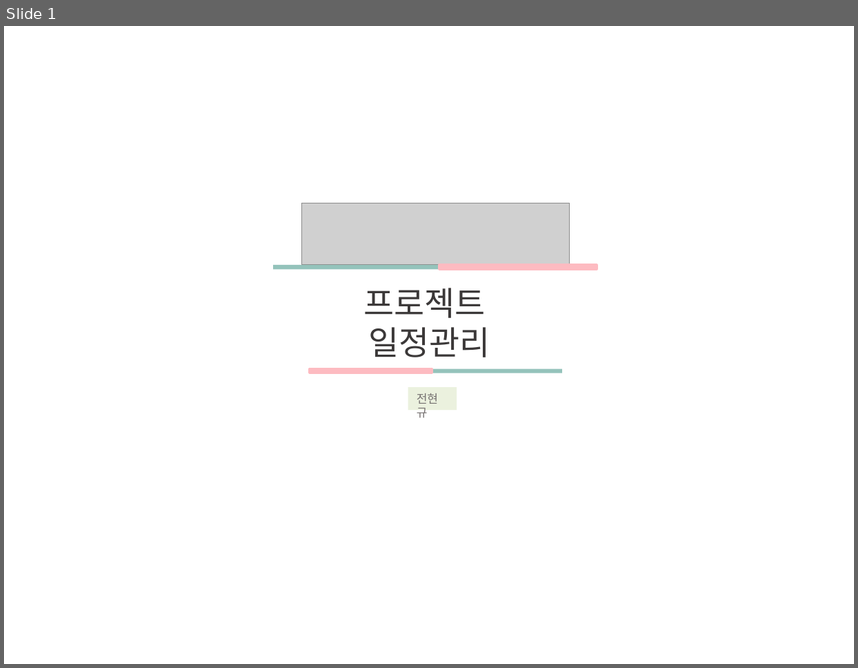
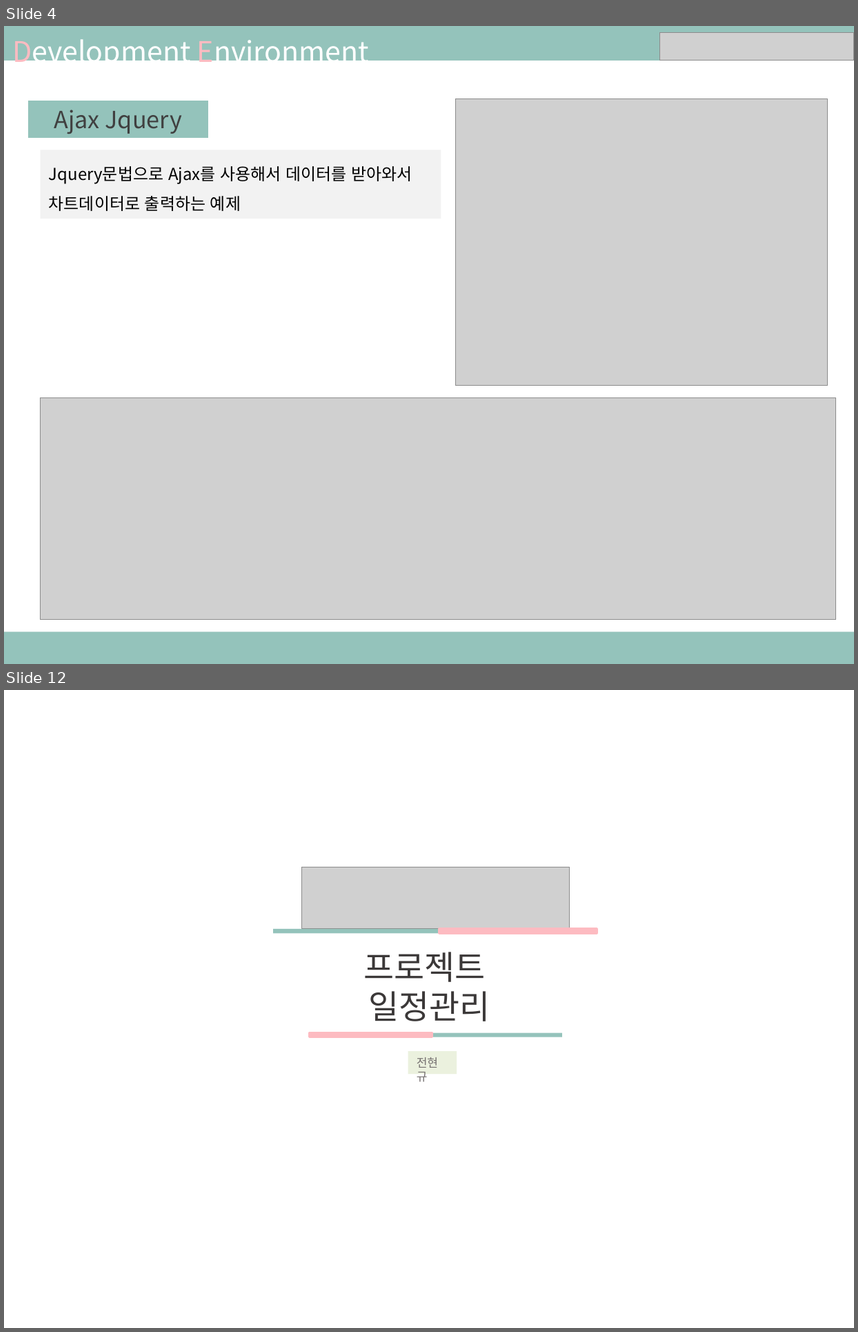
Before and after one commit to ezenteam03/project06, a slide deck: WebContent/HANA/PPT/0608 전현규.pptx. Shown one above the other, each under a label of ours: slide 1 before the commit, slides 4 and 12 after it; the slides between them are not shown. The pictures are 858x668 and 858x1332 pixels, drawn with LibreOffice and Linux fonts; fonts in the diff are those of the drawing; grey boxes stand for pictures. Boxes give left, top, right and bottom in pixels: in the first picture for what was removed or moved away, otherwise in the second. Text is boxed around its words. In the diff, an @@ line names an element or a change of style, - is before the commit and + after.

```diff
--- a/WebContent/HANA/PPT/0608 전현규.pptx
+++ b/WebContent/HANA/PPT/0608 전현규.pptx
@@ slide 4 added at [4,26,854,664], background #FFFFFF @@
@@ rectangle added at [4,26,854,61], fill #94C3BB @@
@@ text added at [12,39,369,69], 24 pt, text #FFFFFF @@
+Development Environment
@@ picture added at [660,33,854,61] @@
@@ rectangle added at [29,101,208,138], fill #94C3BB, outline #94C3BB 0.75 pt, 20 pt, text #404040 @@
+Ajax Jquery
@@ picture added at [455,99,827,385] @@
@@ rectangle added at [41,150,441,219], fill #F2F2F2, 14 pt, text #000000 @@
+Jquery문법으로 Ajax를 사용해서 데이터를 받아와서 차트데이터로 출력하는 예제
@@ picture added at [41,397,836,619] @@
@@ rectangle added at [4,631,854,664], fill #94C3BB @@
@@ what was slide 1 is now slide 12 @@
```
Also in this commit, not shown: 25 other slides added, 2 slides removed, 11 other files.
